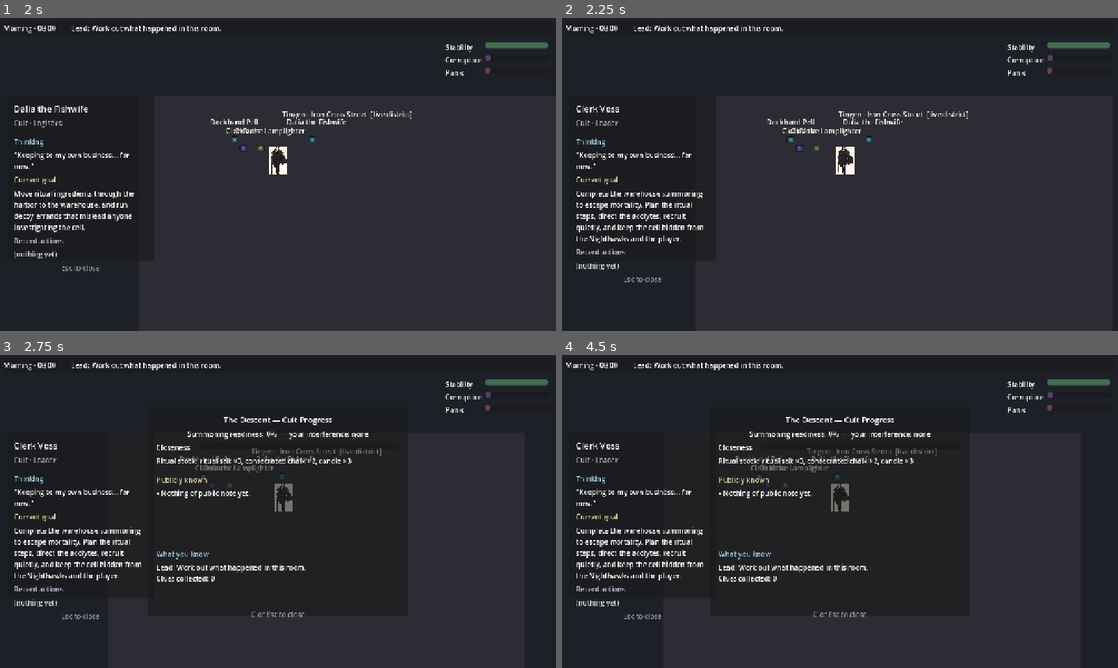
Above: before the commit, frames 1-4 (two rows, left to right).
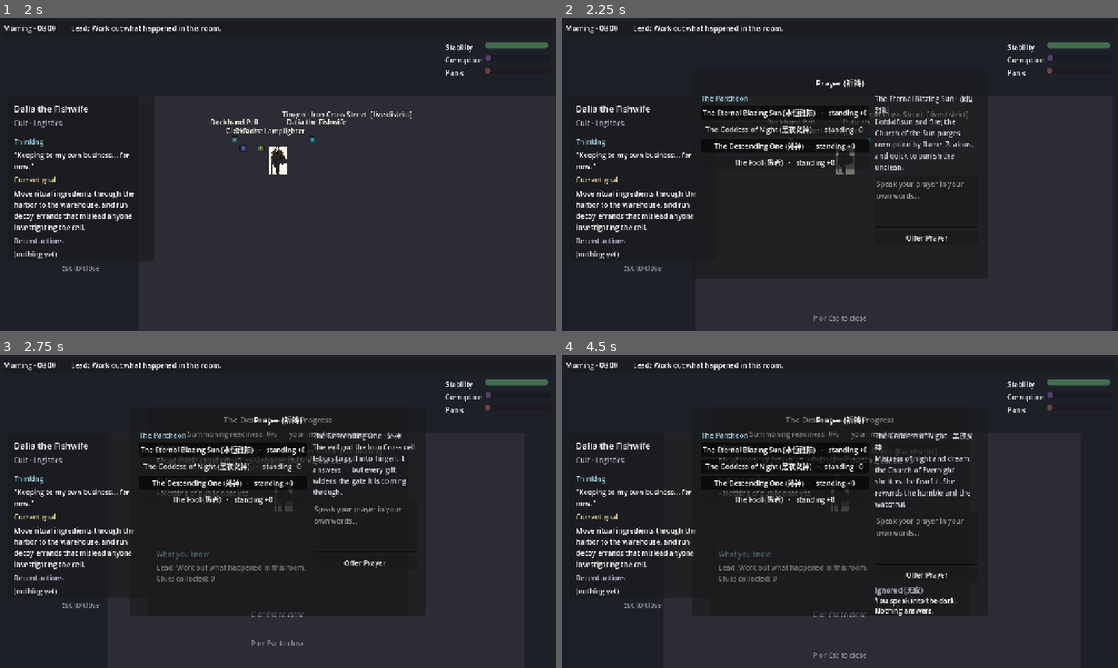
Above: after the commit, the same moments.

Repository: MaEnqiMark/Tingen-Game
Game: Godot game, scene res://scenes/Main.tscn
Same seed, same stepped clock (60 frames per second), same inputs: the game is played once before the commit and once after it. The engine's default icon, where the game draws it, is replaced by a stand-in: a white triangle on a blue panel in a dark square.
Inputs (mouse positions are in pixels of both pictures, inside the frame that each line leads up to):
- Up to frame 1 (2 s): drag from (244, 149) to (333, 105) at 0.52 s; tap Enter at 1.25 s; drag from (311, 140) to (250, 237) at 1.27 s
- Up to frame 2 (2.25 s): tap Space at 2 s; move the mouse to (823, 149) at 2.02 s; hold D (move_right) from 2.03 s (still down); hold P (toggle_prayer, bound only after the commit) from 2.03 s (still down); click (823, 149) at 2.17 s
- Up to frame 3 (2.75 s): keep holding D (move_right); keep holding P (toggle_prayer, bound only after the commit); tap C (toggle_cult) at 2.3 s
- Up to frame 4 (4.5 s): release D (move_right) at 2.75 s; release P (toggle_prayer, bound only after the commit) at 2.75 s; click (928, 561) at 2.75 s, where only the run after the commit has a clickable "Offer Prayer"; click (784, 448) at 3.5 s, where only the run after the commit has a clickable "The Eternal Blazing Sun (永恒烈阳…"; click (784, 467) at 4.25 s, where only the run after the commit has a clickable "The Goddess of Night (黑夜女神) ·…"

Frame 1 is identical in both runs. In frame 2, 6.3% of the frame differs, in the area x 2-75%, y 19-97%; in frame 3, 5.8%; in frame 4, 6.3%.

Commit message:
feat(ui): prayer panel (P) — petition a god, read its answer
PrayerPanel lists the focused pantheon (with per-god standing), takes a free-text
prayer, routes it through PrayerService.pray(), and renders the adjudicated outcome
(granted/cryptic/ignored/punished) coloured by category with its 中文 label. Toggle
with P. The gods box rebuilds via synchronous free() so a back-to-back prayer can't
stack duplicate buttons; the headless test loads the scene with load() (not preload)
and registers as a coroutine.

Co-Authored-By: Claude Opus 4.7 <noreply@anthropic.com>

Diff:
--- a/tingen/project.godot
+++ b/tingen/project.godot
@@ -101,6 +101,11 @@
 "events": [Object(InputEventKey,"resource_local_to_scene":false,"resource_name":"","device":-1,"window_id":0,"alt_press …(190 unchanged characters)…
 ]
 }
+toggle_prayer={
+"deadzone": 0.5,
+"events": [Object(InputEventKey,"resource_local_to_scene":false,"resource_name":"","device":-1,"window_id":0,"alt_pressed":false,"shift_pressed":false,"ctrl_pressed":false,"meta_pressed":false,"pressed":false,"keycode":0,"physical_keycode":80,"key_label":0,"unicode":0,"location":0,"echo":false,"script":null)
+]
+}
 
 [physics]
 
--- a/tingen/src/HUD.gd
+++ b/tingen/src/HUD.gd
@@ -15,6 +15,7 @@
 @onready var _map: Control = $DistrictMap
 @onready var _cult: Control = $CultProgress
 @onready var _rituals: Control = $RitualPanel
+@onready var _prayer: Control = $PrayerPanel
 
 func _ready() -> void:
 	WorldState.thought_requested.connect(_on_thought)
@@ -53,3 +54,6 @@
 	elif event.is_action_pressed("toggle_rituals"):
 		_rituals.toggle()
 		get_viewport().set_input_as_handled()
+	elif event.is_action_pressed("toggle_prayer"):
+		_prayer.toggle()
+		get_viewport().set_input_as_handled()
--- /dev/null
+++ b/tingen/src/PrayerPanel.gd
@@ -0,0 +1,106 @@
+extends Panel
+## Prayer panel (toggle: P). Pick a god from the focused Tingen pantheon, offer a prayer in
+## your own words, and read the god's adjudicated answer — Granted (应允), Cryptic (神秘应答),
+## Ignored (无应) or Punished (惩罚) — coloured by outcome. Wires to PrayerService.pray()
+## (Plan E); each god button shows current standing.
+
+const OUTCOME_COLORS: Dictionary = {
+	"granted": Color(0.55, 0.85, 0.55),
+	"cryptic": Color(0.72, 0.5, 0.9),
+	"ignored": Color(0.6, 0.6, 0.65),
+	"punished": Color(0.9, 0.4, 0.4),
+}
+
+@onready var _gods_box: VBoxContainer = $Margin/Body/Cols/Left/Gods
+@onready var _prayer_edit: TextEdit = $Margin/Body/Cols/Right/PrayerEdit
+@onready var _pray_btn: Button = $Margin/Body/Cols/Right/PrayButton
+@onready var _selected_label: Label = $Margin/Body/Cols/Right/SelectedGod
+@onready var _response: RichTextLabel = $Margin/Body/Cols/Right/Response
+
+var _selected: String = ""
+var _god_buttons: int = 0
+var _last_outcome: String = ""
+
+func _ready() -> void:
+	visible = false
+	_pray_btn.pressed.connect(_on_pray)
+	_build_gods()
+
+func toggle() -> void:
+	visible = not visible
+	if visible:
+		_build_gods()
+		_refresh_selected()
+
+func god_button_count() -> int:
+	return _god_buttons
+
+func selected_god() -> String:
+	return _selected
+
+func last_outcome() -> String:
+	return _last_outcome
+
+## Headless-testable entry: select a god, offer a prayer, render the response. Returns the
+## PrayerService outcome dict.
+func submit_prayer(god_id: String, text: String) -> Dictionary:
+	_selected = god_id
+	var res: Dictionary = PrayerService.pray(god_id, text)
+	_render_response(res)
+	return res
+
+func _build_gods() -> void:
+	# Synchronous free() (not queue_free): offering a prayer fires _render_response -> _build_gods
+	# in the same frame the panel may already be rebuilding (the test offers two prayers back to
+	# back). queue_free defers to end-of-frame, stacking duplicate god buttons — the B4/C2/D2 bug.
+	for c in _gods_box.get_children():
+		c.free()
+	_god_buttons = 0
+	for god in GodDB.all():
+		var id := String(god["id"])
+		var standing := PrayerService.get_standing(id)
+		var btn := Button.new()
+		btn.text = "%s (%s)   ·   standing %+d" % [
+			String(god.get("name", "?")), String(god.get("name_zh", "")), int(round(standing))]
+		btn.tooltip_text = String(god.get("blurb", ""))
+		btn.toggle_mode = true
+		btn.button_pressed = (id == _selected)
+		btn.pressed.connect(func() -> void: _select(id))
+		_gods_box.add_child(btn)
+		_god_buttons += 1
+	if _selected == "" and _god_buttons > 0:
+		_select(String(GodDB.ids()[0]))
+
+func _select(id: String) -> void:
+	_selected = id
+	_refresh_selected()
+
+func _refresh_selected() -> void:
+	if _selected == "":
+		_selected_label.text = "Choose a god to petition."
+		return
+	var god: Dictionary = GodDB.get_def(_selected)
+	_selected_label.text = "%s · %s\n%s" % [
+		String(god.get("name", "?")), String(god.get("name_zh", "")), String(god.get("blurb", ""))]
+
+func _on_pray() -> void:
+	if _selected == "":
+		return
+	submit_prayer(_selected, _prayer_edit.text)
+
+func _render_response(res: Dictionary) -> void:
+	if not bool(res.get("ok", false)):
+		_last_outcome = ""
+		_response.text = "[i]%s[/i]" % String(res.get("reason", "The prayer falters."))
+		return
+	_last_outcome = String(res.get("outcome", ""))
+	var color: Color = OUTCOME_COLORS.get(_last_outcome, Color.WHITE)
+	var header := "%s (%s)" % [_last_outcome.capitalize(), String(res.get("outcome_zh", ""))]
+	_response.text = "[color=#%s][b]%s[/b][/color]\n%s" % [
+		color.to_html(false), header, String(res.get("message", ""))]
+	_build_gods()   # standing may have changed -> refresh the buttons
+
+func _unhandled_input(event: InputEvent) -> void:
+	if visible and event.is_action_pressed("ui_cancel"):
+		visible = false
+		get_viewport().set_input_as_handled()
--- a/tingen/tests/run_tests.gd
+++ b/tingen/tests/run_tests.gd
@@ -66,6 +66,7 @@
 	_test_player_state_save_load()
 	_test_schema_parity_with_sidecar()
 	_test_prayer_parity_with_sidecar()
+	await _test_prayer_panel()
 
 	print("\n=== %d passed, %d failed, %d skipped ===" % [_passed, _failed, _skipped])
 	quit(1 if _failed > 0 else 0)
@@ -1187,6 +1188,36 @@
 				i, str(fixtures[i].get("god", "")), gd_out, gd_sev, py_out, py_sev])
 	_ok(parity, "adjudicator outcomes (outcome+severity) match across %d prayers" % fixtures.size())
 
+## load() (not preload): preload resolves at parse time, before autoloads register, which
+## breaks a scene whose script uses bare autoload refs (PrayerService/GodDB) under the -s harness.
+func _test_prayer_panel() -> void:
+	print("[prayer panel]")
+	var SB: Object = root.get_node("/root/SidecarBridge")
+	var PS: Object = root.get_node("/root/PrayerService")
+	SB.set_client(MockSidecar.new())   # deterministic adjudication
+	PS.reset()
+	var panel = load("res://ui/PrayerPanel.tscn").instantiate()
+	root.add_child(panel)
+	await process_frame
+	_ok(not panel.visible, "panel hidden by default")
+	panel.toggle()
+	await process_frame
+	_ok(panel.visible, "panel toggles visible")
+	_ok(panel.god_button_count() == 4, "one button per god in the pantheon")
+	# A respectful, domain-aligned prayer is granted and rendered.
+	var g: Dictionary = panel.submit_prayer("goddess_of_night", "i humbly beseech your mercy this night, please protect me")
+	_ok(g["outcome"] == "granted", "panel routes a granted prayer")
+	_ok(panel.last_outcome() == "granted", "panel records the rendered outcome")
+	# An insulting prayer is punished.
+	panel.submit_prayer("eternal_blazing_sun", "obey me, you worthless weak sun, kneel")
+	_ok(panel.last_outcome() == "punished", "panel renders a punishment")
+	# Selecting a god updates the selection seam.
+	panel.toggle()  # hide
+	await process_frame
+	_ok(not panel.visible, "panel toggles back hidden")
+	panel.queue_free()
+	await process_frame
+
 ## Returns the argv prefix to run Python via `/usr/bin/env` (so PATH is searched), or []
 ## if no interpreter is available. Tries python3 then python.
 func _python_argv_prefix() -> Array:
--- a/tingen/ui/HUD.tscn
+++ b/tingen/ui/HUD.tscn
@@ -8,6 +8,7 @@
 [ext_resource type="PackedScene" path="res://ui/CharacterCard.tscn" id="6"]
 [ext_resource type="PackedScene" path="res://ui/CultProgressPanel.tscn" id="7"]
 [ext_resource type="PackedScene" path="res://ui/RitualPanel.tscn" id="8"]
+[ext_resource type="PackedScene" path="res://ui/PrayerPanel.tscn" id="9"]
 
 [node name="HUD" type="Control"]
 anchor_right = 1.0
@@ -134,3 +135,6 @@
 
 [node name="RitualPanel" parent="." instance=ExtResource("8")]
 visible = false
+
+[node name="PrayerPanel" parent="." instance=ExtResource("9")]
+visible = false
--- /dev/null
+++ b/tingen/ui/PrayerPanel.tscn
@@ -0,0 +1,75 @@
+[gd_scene load_steps=2 format=3 uid="uid://b1tngnprayer01"]
+
+[ext_resource type="Script" path="res://src/PrayerPanel.gd" id="1"]
+
+[node name="PrayerPanel" type="Panel"]
+anchor_left = 0.5
+anchor_top = 0.5
+anchor_right = 0.5
+anchor_bottom = 0.5
+offset_left = -340.0
+offset_top = -240.0
+offset_right = 340.0
+offset_bottom = 240.0
+grow_horizontal = 2
+grow_vertical = 2
+script = ExtResource("1")
+
+[node name="Margin" type="MarginContainer" parent="."]
+anchor_right = 1.0
+anchor_bottom = 1.0
+theme_override_constants/margin_left = 20
+theme_override_constants/margin_top = 16
+theme_override_constants/margin_right = 20
+theme_override_constants/margin_bottom = 16
+
+[node name="Body" type="VBoxContainer" parent="Margin"]
+theme_override_constants/separation = 10
+
+[node name="Title" type="Label" parent="Margin/Body"]
+text = "Prayer (祈祷)"
+horizontal_alignment = 1
+theme_override_font_sizes/font_size = 18
+
+[node name="Cols" type="HBoxContainer" parent="Margin/Body"]
+size_flags_vertical = 3
+theme_override_constants/separation = 14
+
+[node name="Left" type="VBoxContainer" parent="Margin/Body/Cols"]
+custom_minimum_size = Vector2(300, 0)
+theme_override_constants/separation = 6
+
+[node name="GodsLabel" type="Label" parent="Margin/Body/Cols/Left"]
+text = "The Pantheon"
+theme_override_colors/font_color = Color(0.6, 0.78, 0.85, 1)
+
+[node name="Gods" type="VBoxContainer" parent="Margin/Body/Cols/Left"]
+theme_override_constants/separation = 6
+
+[node name="Right" type="VBoxContainer" parent="Margin/Body/Cols"]
+size_flags_horizontal = 3
+theme_override_constants/separation = 8
+
+[node name="SelectedGod" type="Label" parent="Margin/Body/Cols/Right"]
+autowrap_mode = 2
+text = "Choose a god to petition."
+theme_override_colors/font_color = Color(0.82, 0.82, 0.86, 1)
+
+[node name="PrayerEdit" type="TextEdit" parent="Margin/Body/Cols/Right"]
+custom_minimum_size = Vector2(0, 120)
+placeholder_text = "Speak your prayer in your own words..."
+wrap_mode = 1
+
+[node name="PrayButton" type="Button" parent="Margin/Body/Cols/Right"]
+text = "Offer Prayer"
+
+[node name="Response" type="RichTextLabel" parent="Margin/Body/Cols/Right"]
+custom_minimum_size = Vector2(0, 140)
+size_flags_vertical = 3
+bbcode_enabled = true
+fit_content = true
+
+[node name="Hint" type="Label" parent="Margin/Body"]
+text = "P or Esc to close"
+horizontal_alignment = 1
+theme_override_colors/font_color = Color(0.55, 0.55, 0.6, 1)
Not shown: 1 places in tingen/ui/HUD.tscn that only renumber resources
